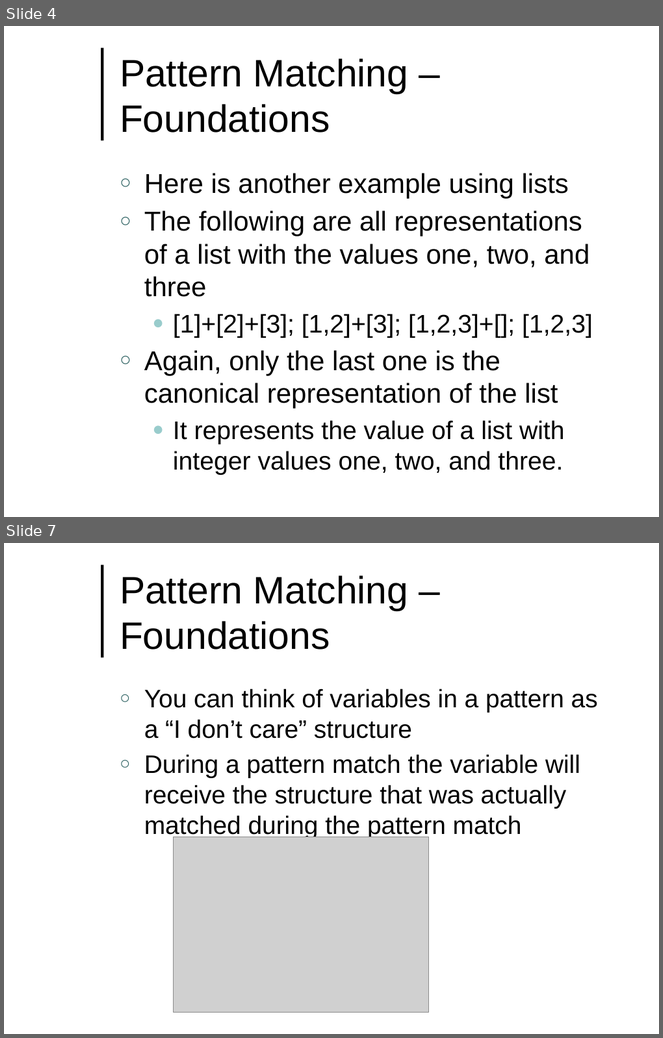
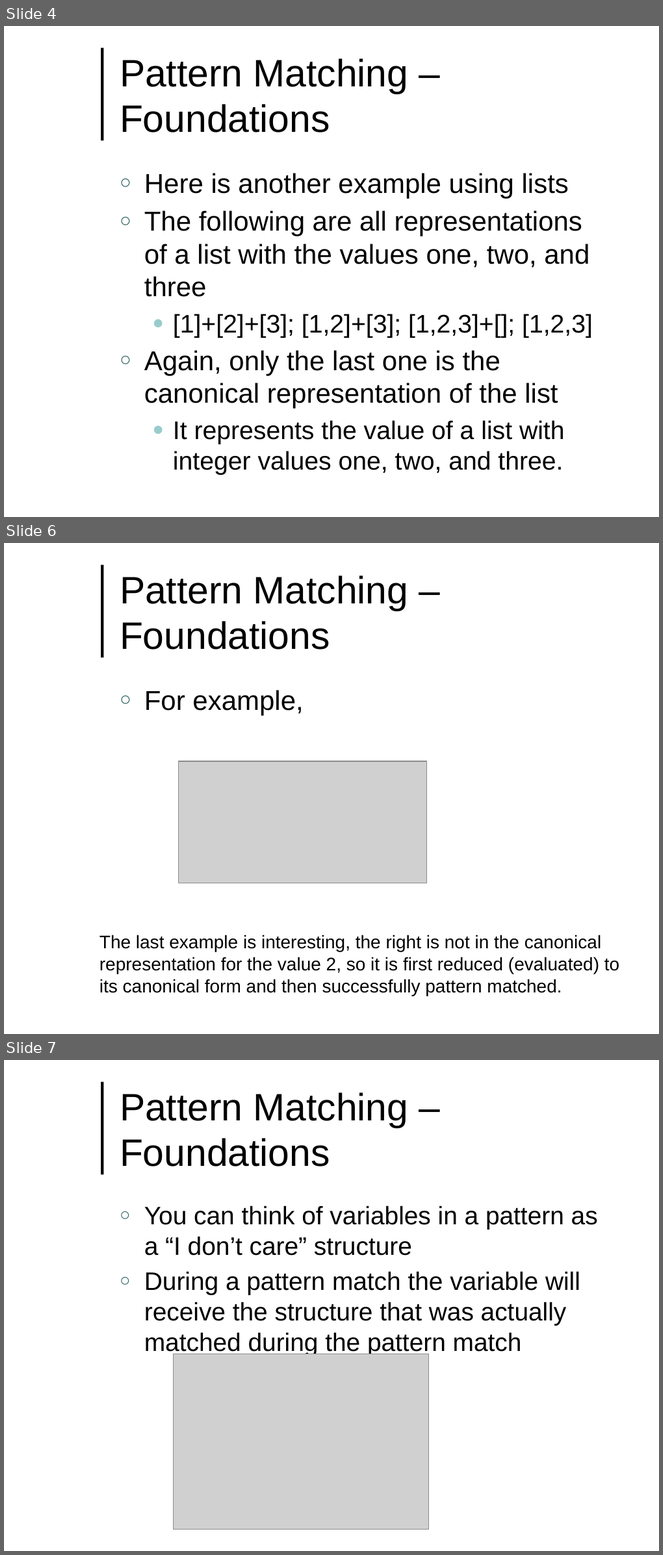
Before and after one commit to lutzhamel/CSC493, a slide deck: notes/csc493-ln004.pptx. Shown one above the other, each under a label of ours: slides 4 and 7 before the commit, slides 4, 6 and 7 after it; the slides between them are not shown. The pictures are 663x1038 and 663x1555 pixels, drawn with LibreOffice and Linux fonts; fonts in the diff are those of the drawing; grey boxes stand for pictures; background and template pictures are left out. Boxes give left, top, right and bottom in pixels: in the first picture for what was removed or moved away, otherwise in the second. Text is boxed around its words. In the diff, an @@ line names an element or a change of style, - is before the commit and + after.

```diff
--- a/notes/csc493-ln004.pptx
+++ b/notes/csc493-ln004.pptx
@@ slide 6 added at box(4, 543, 659, 1034), background #FFFFFF; not listed: 1 template element that a slide beside it also shows @@
@@ title added at box(120, 575, 409, 650), 42 pt, text #000000 @@
+Pattern Matching – Foundations
@@ text added at box(144, 690, 303, 715), 30 pt, text #000000 @@
+○ For example,
@@ picture added at box(179, 761, 427, 883) @@
@@ text added at box(100, 935, 620, 996), 20 pt, text #000000 @@
+The last example is interesting, the right is not in the canonical
+representation for the value 2, so it is first reduced (evaluated) to
+its canonical form and then successfully pattern matched.
```
Also in this commit, not shown: 1 slide changed, 1 other file.
